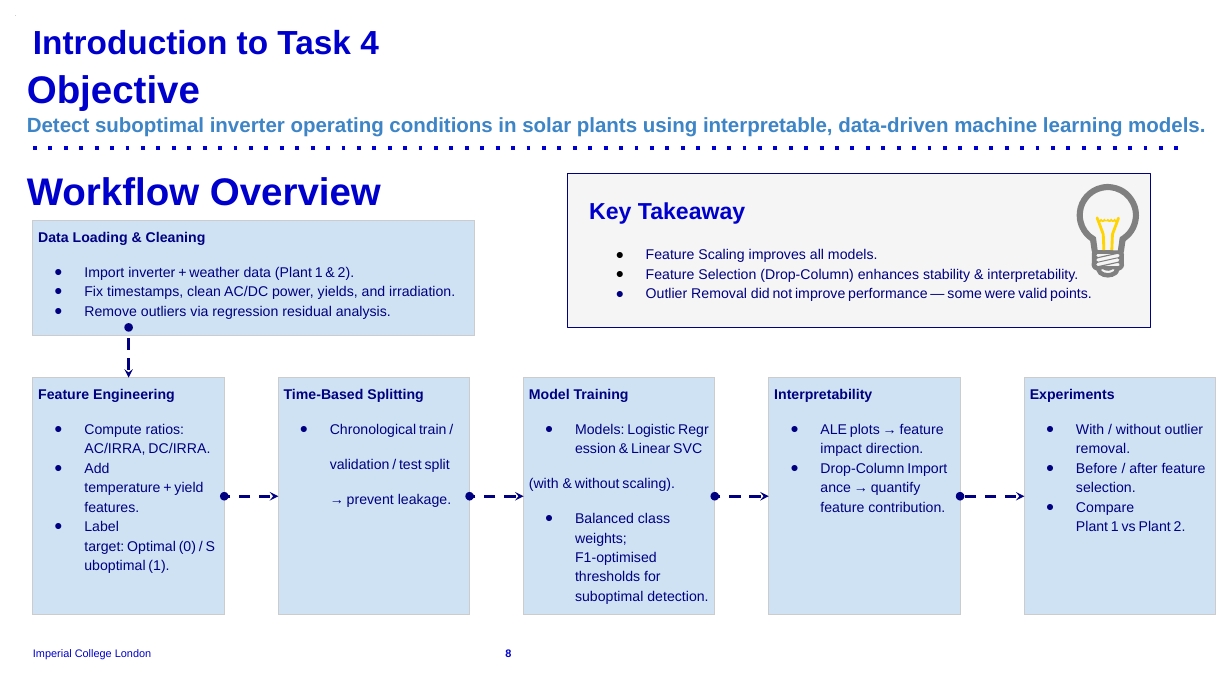
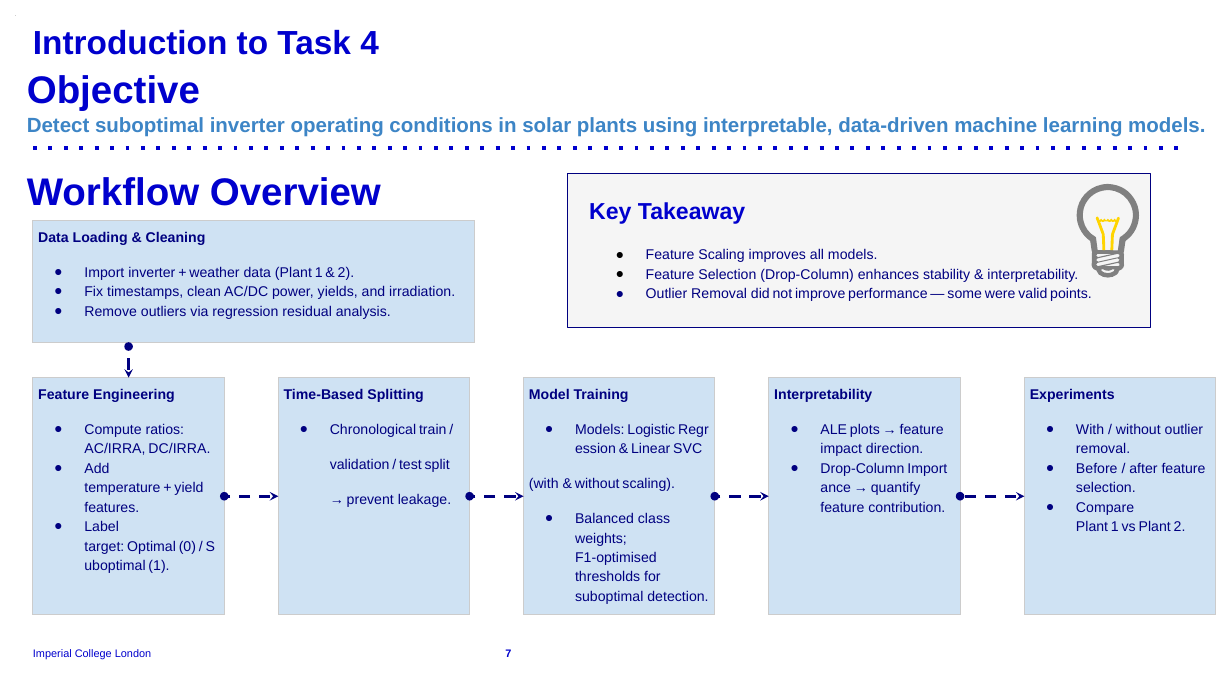
Before and after one commit to 852-mwkh/CIVE70111-Machine-Learning---Group-11, a slide deck: slide 7 of Machine Learning coursework presentation.pptx (slide 8 before the commit). Drawn at 1232x693 pixels with LibreOffice and Linux fonts; fonts in the diff are those of the drawing. Boxes give left, top, right and bottom in pixels: in the first picture for what was removed or moved away, otherwise in the second. Text is boxed around its words. In the diff, an @@ line names an element or a change of style, - is before the commit and + after.

```diff
--- a/Machine Learning coursework presentation.pptx
+++ b/Machine Learning coursework presentation.pptx
@@ rectangle "Data Loading & Cleaning": place and size @@
-rectangle "Data Loading & Cleaning" at <box>33,221,474,336</box>
+rectangle "Data Loading & Cleaning" at <box>33,221,474,343</box>
@@ double arrow moved from (128, 378) - (128, 327) to (128, 378) - (128, 347) @@
@@ page number at <box>505,649,511,657</box>: text changed @@
-8
+7
```
Also in this commit, not shown: 7 other slides changed, 2 slides added, 4 slides removed, 4 other files.
